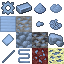
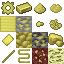
Layers edited between the first and the second 64×64 image:
added layer "electrum" (multiply) in group "mask" over [0, 1, 64, 63]
hid "lead" over [0, 1, 64, 63]
